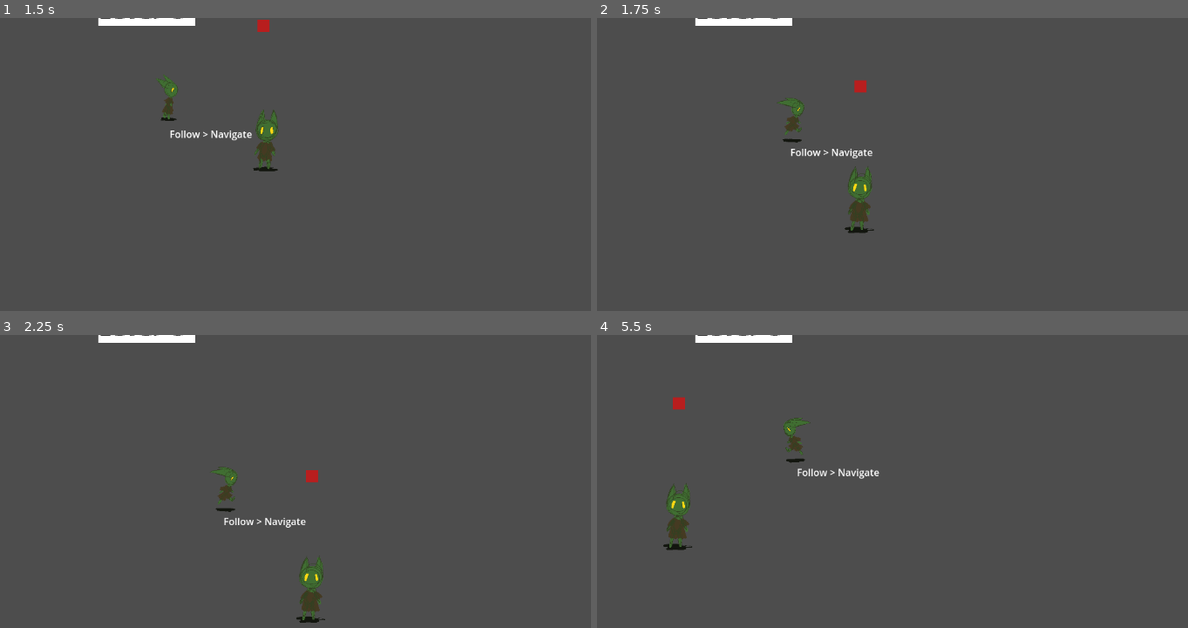
Above: before the commit, frames 1-4 (two rows, left to right).
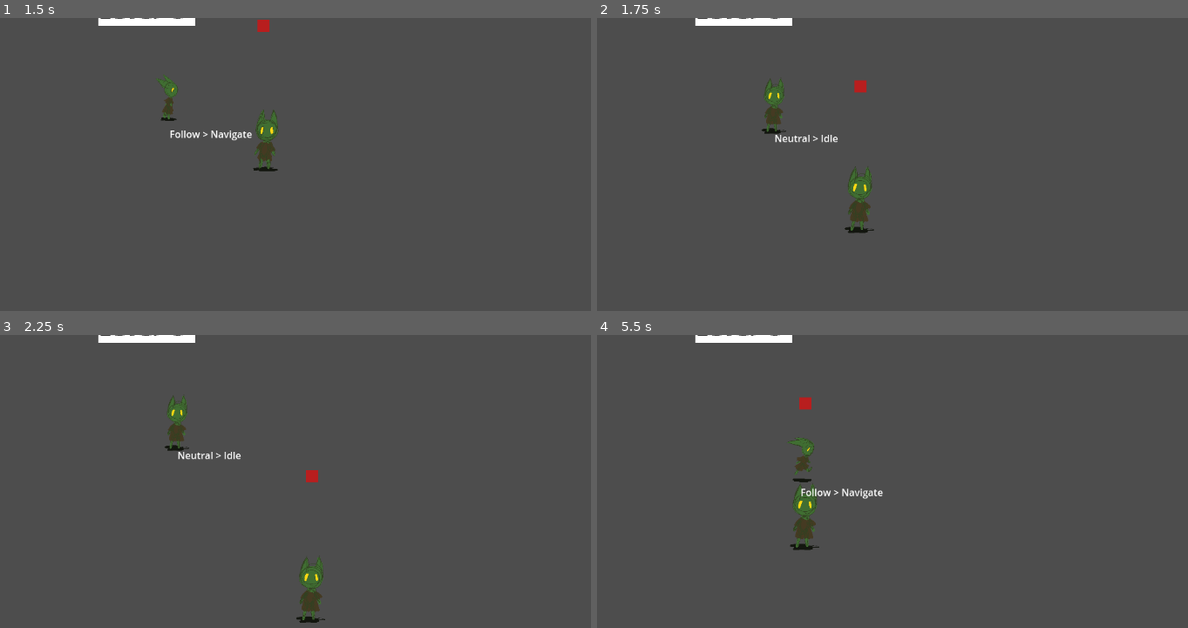
Above: after the commit, the same moments.

Repository: loteque/GoblinGame
Game: Godot game, scene res://tests/test_actor_follow_player.tscn
Two runs of this game, one before a commit and one after it. Both use one fixed random seed, a clock stepped at 60 frames per second and the inputs below. This scene is started directly instead of the project's main scene.
Inputs:
- Up to frame 1 (1.5 s): hold D (right) 0.53-1.28 s; hold Shift (call) 0.53-1.28 s; tap G (place) at 0.8, 1.35 s; hold S (down) from 1.28 s (still down)
- Up to frame 2 (1.75 s): keep holding S (down); tap Shift (call) at 1.55 s
- Up to frame 3 (2.25 s): release S (down) at 2.03 s; hold D (right) from 2.03 s (still down); hold Shift (call) from 2.03 s (still down)
- Up to frame 4 (5.5 s): tap G (place) at 2.3, 2.85, 3.8, 5.1 s; release D (right) at 2.78 s; release Shift (call) at 2.78 s; hold W (up) 2.78-3.53 s; tap Shift (call) at 3.05, 4.35 s; hold A (left) 3.53-5.03 s; tap Space (select) at 3.6 s; hold S (down) from 5.03 s (still down)

Frame 1 is identical in both runs. In frame 2, 1.0% of the frame differs, in the area x 27-47%, y 20-48%; in frame 3, 1.0%; in frame 4, 2.3%, in the area x 11-49%, y 21-74%.

Commit message:
Add combat and health component

Diff:
--- a/project/Actor.gd
+++ b/project/Actor.gd
@@ -25,7 +25,6 @@
 func _ready() -> void:
     nav_agent.velocity_computed.connect(Callable(_on_velocity_computed))
     nav_agent.target_reached.connect(_on_target_reached)
-
 # nav loop
 func _set_movement_target(movement_target: Vector2):
     nav_agent.set_target_position(movement_target)
--- a/project/PlayerCharacter.gd
+++ b/project/PlayerCharacter.gd
@@ -6,12 +6,17 @@
 @export var follow_target: Marker2D
 @export var team: TeamManager.Team = TeamManager.Team.PLAYER
 
+@onready var health_component = $HealthComponent
+
 
 var base = preload("res://static_unit.tscn").instantiate()
 var base_placer = BasePlacer.new(1)
 var selected: Node2D
 
 signal called_goblins()
+
+func receive_attack(attack: Attack):
+    health_component.receive_attack(attack)
 
 func get_input():
     var input_direction = Input.get_vector("left", "right", "up", "down")
--- a/project/actor.tscn
+++ b/project/actor.tscn
@@ -11,7 +11,7 @@
 [sub_resource type="CircleShape2D" id="CircleShape2D_v1do6"]
 radius = 136.015
 
-[node name="Actor" type="CharacterBody2D" node_paths=PackedStringArray("nav_agent", "follow_area") groups=["NPC", "Throwable"]]
+[node name="Actor" type="CharacterBody2D" node_paths=PackedStringArray("nav_agent", "follow_area") groups=["Actor", "NPC", "Throwable"]]
 z_index = 1
 motion_mode = 1
 wall_min_slide_angle = 0.0
--- a/project/actor_core.gd
+++ b/project/actor_core.gd
@@ -10,8 +10,11 @@
 @onready var neutral = %Neutral
 @onready var scavange = %Scavange
 @onready var follow = %Follow
+@onready var combat = %Combat
 
 @onready var target_tracker_component = %TargetTrackerComponent
+
+
 
 
 func _ready():
@@ -21,9 +24,9 @@
     if actor.should_follow_player:
         var target = actor.player
         machine.change_state(follow, {"target": target})
-    elif false: # there is an enemy
-        pass
-        # Start combat
+    elif target_tracker_component.has_enemies_of(actor.team):
+        var target = target_tracker_component.get_closest_enemy_of(actor.team)
+        machine.change_state(combat, {"target": target})
     elif target_tracker_component.includes("Scrap"):
         var target = target_tracker_component.get_closest_in_group("Scrap")
         machine.change_state(scavange, {"target": target})
--- /dev/null
+++ b/project/attack_state.gd
@@ -0,0 +1,36 @@
+extends State
+
+## Collect target
+class_name CollectState
+
+@onready var animated_sprite = %AnimatedSprite2D
+
+@onready var actor_core = %ActorCore
+
+var target: Node2D
+
+@onready var attack_cooldown_timer: Timer = $AttackCooldownTimer
+
+func is_on_cooldown():
+    return not attack_cooldown_timer.is_stopped()
+
+func attack():
+    if not target == null and !is_on_cooldown():
+        pass
+        attack_cooldown_timer.start()
+        target.receive_attack(Attack.new())
+        #ResourceManager.scrap_collected.emit(actor_core.actor.team)
+
+func enter_state(data: Dictionary = {}):
+    super.enter_state()
+    target = data.get("target")
+    animated_sprite.play("collect_scrap")
+    #if target:
+        #animated_sprite.play("collect_scrap")
+
+func exit_state():
+    super.exit_state()
+    animated_sprite.stop()
+
+func update(delta):
+    attack()
--- a/project/collect_state.gd
+++ b/project/collect_state.gd
@@ -1,7 +1,7 @@
 extends State
 
 ## Collect target
-class_name CollectState
+class_name AttackState
 
 @onready var animated_sprite = %AnimatedSprite2D
 
--- a/project/combat_state.gd
+++ b/project/combat_state.gd
@@ -1,25 +1,43 @@
 extends State
 
+## Createure is "in_combat"
 class_name CombatState
-# Createure is "in_combat"
 
-var target: Node2D # Some other thing
-
-# Called when the node enters the scene tree for the first time.
-func _ready():
-    pass # Replace with function body.
+var target: Node2D
+@onready var navigate = $Navigate
+@onready var collect = $Collect
+@onready var actor_core: ActorCore = %ActorCore
+@onready var attack = $Attack
 
 
-# Called every frame. 'delta' is the elapsed time since the previous frame.
-func _process(delta):
-    pass
 
-func update(_delta):
-    # if not target:
-    # Exit_state
-    # If target is in range:
-    # Attack
-    # else:
-    #machine.change_state()
-    # Follow target
-    pass
+@export var attack_range: float = 20.0
+
+func is_close_enough(target: Node2D):
+    var distance = actor_core.actor.global_position.distance_to(target.global_position)
+    return distance <= attack_range
+
+func enter_state(data: Dictionary = {}):
+    super.enter_state()
+    target = data.get("target")
+    if target and not target == null:
+        if is_close_enough(target):
+            machine.change_state(attack, {"target": target})
+        else:
+            machine.change_state(navigate, {"position": target.global_position, "position_tolorance": attack_range})
+
+    # Setup this state
+
+# DO
+func update(delta):
+    if not target:
+        machine.change_state(null)
+    elif is_close_enough(target):
+        machine.change_state(attack, {"target": target})
+    else:
+        machine.change_state(navigate, {"position": target.global_position, "position_tolorance": attack_range})
+    #machine.state.update(delta)
+
+# EXIT
+func exit_state():
+    super.exit_state()
--- a/project/goblin_call_area.gd
+++ b/project/goblin_call_area.gd
@@ -1,40 +1,52 @@
 extends Area2D
-
-var goblins = []
 
 # Who the goblins will follow
 @export var leader: Node2D
 
-# Called when the node enters the scene tree for the first time.
+var followers: Array[Node2D] = []
+var is_leading: bool = false
+
+@onready var call_range_indicator = %CallRangeIndicator
+@onready var call_range_indicator_timer = %CallRangeIndicatorTimer
+
 func _ready():
-    pass # Replace with function body.
+    call_range_indicator.visible = false
 
+func _input(event):
+    if event.is_action_pressed("call"):
+        if is_leading:
+            release_goblins()
+        else:
+            call_goblins()
 
 func call_goblins():
-    #get colliding golins
     var bodies = get_overlapping_bodies()
     var goblins = bodies.filter(func(node: Node2D): return node.is_in_group("NPC"))
     var allied_goblins = goblins.filter(func(node: Node2D): return node.team == leader.team)
-    goblins.assign(allied_goblins)
-    make_follow(goblins)
-    #on same team
-    #Seta ll should_follow_player
-    pass
+    if len(allied_goblins) > 0:
+        lead(allied_goblins)
+
+func show_call_indicator():
+    call_range_indicator_timer.start()
+    call_range_indicator.visible = true
+    await call_range_indicator_timer.timeout
+    call_range_indicator.visible = false
+
+func lead(new_followers: Array[Node2D]):
+    is_leading = true
+    followers.assign(new_followers)
+    make_follow(followers)
+    show_call_indicator()
 
 func make_follow(targets: Array[Node2D]):
     for target in targets:
         target.follow(leader)
 
-func _input(event):
-    if event.is_action("call"):
-        call_goblins()
-
-# Called every frame. 'delta' is the elapsed time since the previous frame.
-func _process(delta):
-    pass
+func make_unfollow(targets: Array[Node2D]):
+    for target in targets:
+        target.unfollow(leader)
 
 func release_goblins():
-    #get colliding golins
-    #on same team
-    #Seta ll should_follow_player
-    pass
+    make_unfollow(followers)
+    followers.assign([])
+    is_leading = false
--- /dev/null
+++ b/project/health_component.gd
@@ -0,0 +1,24 @@
+extends Node
+
+class_name HealthComponent
+
+@export var max_health: int = 10
+@export var current_health: int = 10
+
+func receive_attack(attack: Attack):
+    current_health -= attack.damage
+    #health_updated.emit(health)
+    # signal attacked
+    print(
+        str(self.get_parent().name)
+        + " took damage. health: "
+        + str(current_health)
+    )
+    if current_health <= 0:
+        die()
+
+func die():
+    # Handle death state
+    get_parent().queue_free()
+    pass
+    #signal death
--- a/project/navigate_state.gd
+++ b/project/navigate_state.gd
@@ -34,6 +34,7 @@
 func update(delta):
     if nav_agent.is_navigation_finished():
         _on_velocity_computed(Vector2.ZERO)
+        nav_agent.set_target_position(target_position)
         return
     movement_delta = speed * delta
     #nav_agent.set_target_position(target.global_position)
--- a/project/new_actor.gd
+++ b/project/new_actor.gd
@@ -2,7 +2,6 @@
 
 class_name Actor
 
-@export var health: int
 @export var damage: int
 @export var move_speed: float
 @export var burst_speed: float
@@ -14,6 +13,9 @@
 @export var should_follow_player: bool = false
 @export var player: Node2D
 
+@onready var health_component = $HealthComponent
+
+
 var has_target: bool = false
 var target: Node2D
 var throw_target: Marker2D
@@ -24,6 +26,10 @@
         return true
     return false
 
+func _ready():
+    if team == TeamManager.Team.CPU:
+        set_modulate(Color(0.784, 0.114, 0.8))
+
 func follow(target: Node2D):
     should_follow_player = true
     player = target
@@ -31,6 +37,9 @@
 func unfollow(target: Node2D):
     should_follow_player = false
     player = null
+
+func receive_attack(attack: Attack):
+    health_component.receive_attack(attack)
 
 
 func _physics_process(_delta):
@@ -55,7 +64,7 @@
         player.called_goblins.connect(_on_player_called_goblins)
 
 func _on_follow_area_body_entered(body: Node2D):
-
+    return
     if self.is_in_group("Enemy"):
         return
 
@@ -111,14 +120,7 @@
 # can take damage
 signal health_updated(body)
 
-func take_damage(amount: int):
-    health = health - amount
-    health_updated.emit(health)
-    print(
-        str(self.name)
-        + " took damage. health: "
-        + str(health)
-    )
+
 
 func attack(attack_target):
     print(str(attack_target))
--- a/project/new_actor.tscn
+++ b/project/new_actor.tscn
@@ -1,6 +1,7 @@
-[gd_scene load_steps=20 format=3 uid="uid://b3f3e2snpptm"]
+[gd_scene load_steps=22 format=3 uid="uid://b3f3e2snpptm"]
 
 [ext_resource type="Script" path="res://new_actor.gd" id="1_j6rqw"]
+[ext_resource type="PackedScene" uid="uid://kr7oxu32ckts" path="res://src/character/components/health_component.tscn" id="2_3ypmk"]
 [ext_resource type="Texture2D" uid="uid://binsxgaxudhe3" path="res://icon-bot.png" id="2_dx5gv"]
 [ext_resource type="SpriteFrames" uid="uid://b1tde2jhy8sfh" path="res://goblin_0_sprite_frames.tres" id="3_xmqe5"]
 [ext_resource type="Script" path="res://target_tracker_component.gd" id="4_cu521"]
@@ -11,6 +12,7 @@
 [ext_resource type="Script" path="res://idle_state.gd" id="7_yxy6a"]
 [ext_resource type="Script" path="res://combat_state.gd" id="8_gevwj"]
 [ext_resource type="Script" path="res://collect_state.gd" id="10_t20ij"]
+[ext_resource type="Script" path="res://attack_state.gd" id="11_oqg7b"]
 [ext_resource type="Script" path="res://follow_state.gd" id="11_wpftk"]
 [ext_resource type="Script" path="res://scavange_state.gd" id="12_cbokb"]
 [ext_resource type="Script" path="res://navigate_state.gd" id="12_yilmy"]
@@ -26,13 +28,15 @@
 [sub_resource type="CircleShape2D" id="CircleShape2D_ueshs"]
 radius = 200.0
 
-[node name="Actor" type="CharacterBody2D" node_paths=PackedStringArray("nav_agent", "follow_area") groups=["NPC", "Throwable"]]
+[node name="Actor" type="CharacterBody2D" node_paths=PackedStringArray("nav_agent", "follow_area") groups=["Actor", "NPC", "Throwable"]]
 z_index = 1
 motion_mode = 1
 wall_min_slide_angle = 0.0
 script = ExtResource("1_j6rqw")
 nav_agent = NodePath("NavigationAgent2D")
 follow_area = NodePath("FollowArea")
+
+[node name="HealthComponent" parent="." instance=ExtResource("2_3ypmk")]
 
 [node name="CollisionShape2D" type="CollisionShape2D" parent="."]
 position = Vector2(-3.5, -12.5)
@@ -61,11 +65,12 @@
 animation = &"collect_scrap"
 offset = Vector2(0, -165)
 
-[node name="TargetTrackerComponent" type="Area2D" parent="."]
+[node name="TargetTrackerComponent" type="Area2D" parent="." node_paths=PackedStringArray("actor")]
 unique_name_in_owner = true
 collision_layer = 0
-collision_mask = 256
+collision_mask = 257
 script = ExtResource("4_cu521")
+actor = NodePath("..")
 
 [node name="CollisionShape2D" type="CollisionShape2D" parent="TargetTrackerComponent"]
 shape = SubResource("CircleShape2D_ueshs")
@@ -94,15 +99,18 @@
 [node name="Hurt" type="Node" parent="ActorCore/StateMachine"]
 
 [node name="Combat" type="Node" parent="ActorCore/StateMachine"]
+unique_name_in_owner = true
 script = ExtResource("8_gevwj")
 
 [node name="Attack" type="Node" parent="ActorCore/StateMachine/Combat"]
+script = ExtResource("11_oqg7b")
 
-[node name="Chase" type="Node" parent="ActorCore/StateMachine/Combat"]
+[node name="AttackCooldownTimer" type="Timer" parent="ActorCore/StateMachine/Combat/Attack"]
+wait_time = 0.5
+one_shot = true
 
-[node name="Navigate" type="Node" parent="ActorCore/StateMachine/Combat/Chase"]
-
-[node name="Run" type="Node" parent="ActorCore/StateMachine/Combat/Chase/Navigate"]
+[node name="Navigate" type="Node" parent="ActorCore/StateMachine/Combat"]
+script = ExtResource("12_yilmy")
 
 [node name="Scavange" type="Node" parent="ActorCore/StateMachine"]
 unique_name_in_owner = true
--- a/project/player_character.tscn
+++ b/project/player_character.tscn
@@ -1,6 +1,7 @@
-[gd_scene load_steps=9 format=3 uid="uid://78j5k0a24wsl"]
+[gd_scene load_steps=12 format=3 uid="uid://78j5k0a24wsl"]
 
 [ext_resource type="Script" path="res://PlayerCharacter.gd" id="1_k6ex4"]
+[ext_resource type="PackedScene" uid="uid://kr7oxu32ckts" path="res://src/character/components/health_component.tscn" id="2_1fc7m"]
 [ext_resource type="Texture2D" uid="uid://binsxgaxudhe3" path="res://icon-bot.png" id="2_2qsjb"]
 [ext_resource type="SpriteFrames" uid="uid://b1tde2jhy8sfh" path="res://goblin_0_sprite_frames.tres" id="3_e5xby"]
 [ext_resource type="PackedScene" uid="uid://bf7crtfeg2ch1" path="res://animation_controller.tscn" id="4_ij8ar"]
@@ -14,13 +15,24 @@
 [sub_resource type="CircleShape2D" id="CircleShape2D_pp7l4"]
 radius = 227.247
 
-[node name="PlayerCharacter" type="CharacterBody2D" node_paths=PackedStringArray("throw_target", "cursor", "follow_target") groups=["Player"]]
+[sub_resource type="Gradient" id="Gradient_1565b"]
+offsets = PackedFloat32Array(0, 0.318447, 0.413592, 0.483495, 0.883495, 1)
+colors = PackedColorArray(0, 0, 0, 0, 0.0941176, 0.0941176, 0.0941176, 0, 3.60981e-08, 0.256465, 0.214997, 1, 0, 0.807843, 0.733333, 0, 1, 1, 1, 0, 1, 1, 1, 0)
+
+[sub_resource type="GradientTexture2D" id="GradientTexture2D_72leo"]
+gradient = SubResource("Gradient_1565b")
+fill = 1
+fill_from = Vector2(0.5, 0.5)
+
+[node name="PlayerCharacter" type="CharacterBody2D" node_paths=PackedStringArray("throw_target", "cursor", "follow_target") groups=["Actor", "Player"]]
 z_index = 1
 motion_mode = 1
 script = ExtResource("1_k6ex4")
 throw_target = NodePath("Marker2D")
 cursor = NodePath("Marker2D/Cursor")
 follow_target = NodePath("FollowMarker2D")
+
+[node name="HealthComponent" parent="." instance=ExtResource("2_1fc7m")]
 
 [node name="CollisionShape2D" type="CollisionShape2D" parent="."]
 position = Vector2(-7, -11.5)
@@ -68,13 +80,23 @@
 actor = NodePath("..")
 sprite = NodePath("../AnimatedSprite2D")
 
-[node name="GoblinCallArea" type="Area2D" parent="." node_paths=PackedStringArray("leader")]
+[node name="GoblinCallComponent" type="Area2D" parent="." node_paths=PackedStringArray("leader")]
 script = ExtResource("5_ennj5")
 leader = NodePath("..")
 
-[node name="CollisionShape2D" type="CollisionShape2D" parent="GoblinCallArea"]
+[node name="CollisionShape2D" type="CollisionShape2D" parent="GoblinCallComponent"]
 position = Vector2(-4, -49)
 shape = SubResource("CircleShape2D_pp7l4")
 
+[node name="CallRangeIndicator" type="Sprite2D" parent="GoblinCallComponent/CollisionShape2D"]
+unique_name_in_owner = true
+scale = Vector2(10.7188, 10.7188)
+texture = SubResource("GradientTexture2D_72leo")
+
+[node name="CallRangeIndicatorTimer" type="Timer" parent="GoblinCallComponent/CollisionShape2D/CallRangeIndicator"]
+unique_name_in_owner = true
+wait_time = 0.1
+one_shot = true
+
 [connection signal="body_entered" from="Marker2D/Cursor" to="." method="_on_cursor_body_entered"]
 [connection signal="body_exited" from="Marker2D/Cursor" to="." method="_on_cursor_body_exited"]
--- a/project/scavange_state.gd
+++ b/project/scavange_state.gd
@@ -46,7 +46,9 @@
     if not target:
         machine.change_state(null)
     elif is_close_enough(target):
-            machine.change_state(collect, {"target": target})
+        machine.change_state(collect, {"target": target})
+    else:
+        machine.change_state(navigate, {"position": target.global_position, "position_tolorance": scavange_range})
     #machine.state.update(delta)
 
 # EXIT
--- /dev/null
+++ b/project/src/attack.gd
@@ -0,0 +1,5 @@
+extends Node
+
+class_name Attack
+
+@export var damage: int = 1
--- /dev/null
+++ b/project/src/character/components/health_component.tscn
@@ -0,0 +1,6 @@
+[gd_scene load_steps=2 format=3 uid="uid://kr7oxu32ckts"]
+
+[ext_resource type="Script" path="res://health_component.gd" id="1_4ypc3"]
+
+[node name="HealthComponent" type="Node"]
+script = ExtResource("1_4ypc3")
--- a/project/state_machine.gd
+++ b/project/state_machine.gd
@@ -30,7 +30,7 @@
         state = new_state
         state.enter_state(data)
     #elif JSON.stringify(data) != JSON.stringify(prev_data) and new_state == state:
-    elif data != prev_data and new_state == state:
+    elif data != prev_data and new_state == state and not new_state == null:
         state.exit_state()
         state = new_state
         state.enter_state(data)
--- a/project/target_tracker_component.gd
+++ b/project/target_tracker_component.gd
@@ -1,14 +1,17 @@
 extends Area2D
 
 class_name TargetTrackerComponent
+
+@export var actor: Node2D
+
 
 var tracked_nodes: Array[Node2D] = []
 
 func _ready():
     area_entered.connect(_on_area_entered)
     area_exited.connect(_on_area_exited)
-    var areas = get_overlapping_areas()
-    areas
+    body_entered.connect(_on_body_entered)
+    body_exited.connect(_on_body_exited)
 
 func _on_area_entered(area: Area2D):
     if area.is_in_group("Scrap"):
@@ -18,8 +21,39 @@
     if area.is_in_group("Scrap"):
         tracked_nodes.erase(area)
 
+func _on_body_entered(body: Node2D):
+    if body.is_in_group("Actor"):
+        tracked_nodes.append(body)
+
+func _on_body_exited(body: Node2D):
+    if body.is_in_group("Actor"):
+        tracked_nodes.erase(body)
+
+func is_not_same_team(npc: Actor):
+    var diff_team = npc.team != actor.team
+    #print(diff_team)
+    return diff_team
+
+func get_enemies_of(team: TeamManager.Team):
+    var npcs = get_tracked_in_group("Actor")
+    var enemies: Array[Node2D] = []
+    for npc in npcs:
+        #print (npc.team == team)
+        if npc.team != team:
+            enemies.append(npc)
+    #var enemies = npcs.filter(is_not_same_team)
+    return enemies
+
+func get_closest_enemy_of(team: TeamManager.Team):
+    var enemies = get_enemies_of(team)
+    var closest = sort_nodes_by_distance(enemies)[0]
+    return closest
+
+func has_enemies_of(team: TeamManager.Team):
+    return len(get_enemies_of(team)) > 0
+
 func _process(_delta):
-    print(tracked_nodes)
+    pass
     #var areas = get_overlapping_areas()
     #if len(areas) > len(tracked_nodes):
         #tracked_nodes = areas.duplicate()
--- a/project/tests/test_new_actor.tscn
+++ b/project/tests/test_new_actor.tscn
@@ -38,3 +38,7 @@
 follow_target = NodePath("../PlayerCharacter")
 
 [node name="LevelUI" parent="FollowCamera" instance=ExtResource("4_7xcfe")]
+
+[node name="Actor" parent="." instance=ExtResource("1_t411p")]
+position = Vector2(918, 459)
+team = 1
